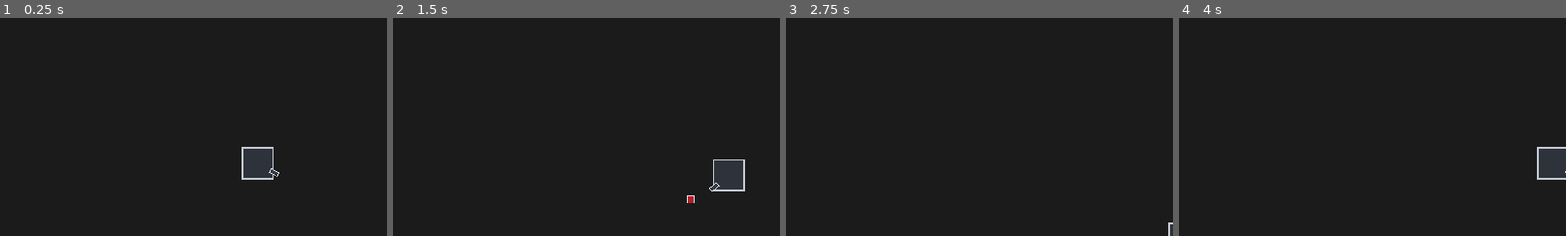
Above: before the commit, frames 1-4 (left to right).
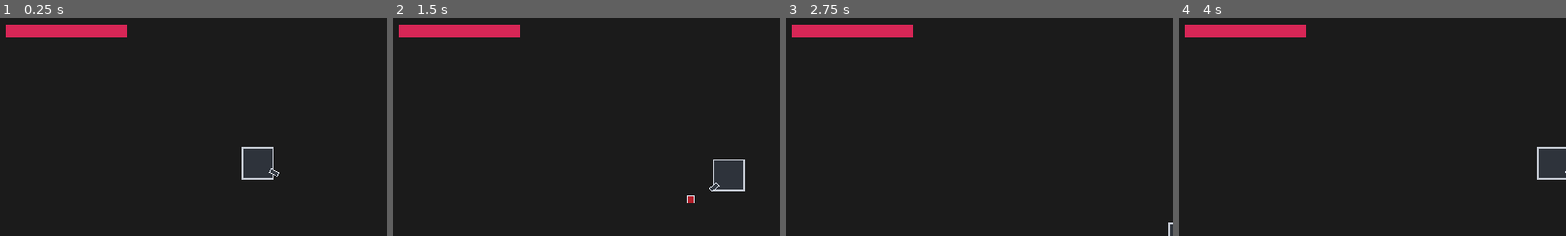
Above: after the commit, the same moments.

Repository: Lunatic-Games/project-beskar
Game: Godot game, scene res://game/game.tscn
The game is run twice, just before and just after one commit, with the same random seed, the same clock (stepped at 60 frames per second) and the same inputs.
Inputs (mouse positions are % of the whole screen's width and height, from its top left):
- Up to frame 1 (0.25 s): no input
- Up to frame 2 (1.5 s): tap Enter at 0.5 s; move the mouse to (72, 45) at 0.52 s; hold D (move_right) 0.53-1.28 s; hold E (interact) 0.53-1.28 s; click (72, 45) at 0.67 s; move the mouse to (30, 55) at 1.27 s; hold S (move_down) from 1.28 s (still down); click (30, 55) at 1.35 s
- Up to frame 3 (2.75 s): move the mouse to (60, 28) at 2.02 s; release S (move_down) at 2.03 s; hold D (move_right) from 2.03 s (still down); hold Right mouse button (secondary_attack) from 2.03 s (still down)
- Up to frame 4 (4 s): move the mouse to (45, 70) at 2.77 s; release D (move_right) at 2.78 s; release Right mouse button (secondary_attack) at 2.78 s; hold W (move_up) 2.78-3.53 s; tap E (interact) at 2.85 s; click (45, 70) at 2.92 s; move the mouse to (80, 65) at 3.52 s; press the mouse at (80, 65) at 3.53 s; hold A (move_left) from 3.53 s (still down)
The pictures show only the part of the screen within x 0-50%, y 0-50%; the shares and areas given below are measured in that part.

The runs differ from the first frame. In frame 1, 1.8% of the frame differs, in the area x 1-33%, y 3-9%; in frame 2, 1.8%; in frame 3, 1.8%; in frame 4, 1.8%.

Commit message:
BSK-6 Player Health

Diff:
--- a/game/game.gd
+++ b/game/game.gd
@@ -6,8 +6,18 @@
 var player: Player
 
 @onready var location: Location = $StartLocation
+@onready var health_bar: ResourceBar = $HUD/HealthBar
 
 
 func _ready() -> void:
 	player = PLAYER.instantiate()
 	location.add_player_to_location(player)
+	player.taken_damage.connect(_on_player_taken_damage)
+
+
+func _on_player_taken_damage(_amount: int):
+	var normalized_health: float = float(player.health) / float(player.max_health)
+	health_bar.set_normalized_value(normalized_health)
+
+	if not player.is_alive():
+		get_tree().reload_current_scene()
--- a/game/game.tscn
+++ b/game/game.tscn
@@ -1,9 +1,18 @@
-[gd_scene load_steps=3 format=3 uid="uid://j3fbu36mon0n"]
+[gd_scene load_steps=4 format=3 uid="uid://bakdbbgpvx2pq"]
 
 [ext_resource type="PackedScene" uid="uid://byuehy6tow6k7" path="res://_data/location/data/start_location.tscn" id="1_lh5ax"]
 [ext_resource type="Script" path="res://game/game.gd" id="1_mgbqf"]
+[ext_resource type="PackedScene" uid="uid://d2kmkorwnlxnn" path="res://ui/resource_bar/resource_bar.tscn" id="3_2akh5"]
 
 [node name="Game" type="Node2D"]
 script = ExtResource("1_mgbqf")
 
 [node name="StartLocation" parent="." instance=ExtResource("1_lh5ax")]
+
+[node name="HUD" type="CanvasLayer" parent="."]
+
+[node name="HealthBar" parent="HUD" instance=ExtResource("3_2akh5")]
+offset_left = 17.0
+offset_top = 17.0
+offset_right = 217.0
+offset_bottom = 49.0
--- a/game/player/player.gd
+++ b/game/player/player.gd
@@ -1,11 +1,16 @@
 class_name Player
 extends CharacterBody2D
 
+signal taken_damage(amount: int)
 
-const MAX_SPEED: float = 250.0
-const MOVE_ACCELERATION: float = 2.0
+var max_speed: float = 250.0
+var move_acceleration: float = 2.0
+
+var max_health: int = 100
+var health: int = max_health
 
 @onready var rotation_joint: Node2D = $RotationJoint
+
 
 func _physics_process(delta: float) -> void:
 	var h_axis: float = Input.get_axis("move_left", "move_right")
@@ -13,8 +18,8 @@
 
 	var movement_input := Vector2(h_axis, v_axis).normalized()
 
-	velocity = velocity.move_toward(movement_input * MAX_SPEED,
-		MOVE_ACCELERATION * delta * 1000.0)
+	velocity = velocity.move_toward(movement_input * max_speed,
+		move_acceleration * delta * 1000.0)
 
 	move_and_slide()
 
@@ -22,3 +27,19 @@
 func _process(_delta: float) -> void:
 	var mouse_pos: Vector2 = get_global_mouse_position()
 	rotation_joint.rotation = rotation_joint.global_position.angle_to_point(mouse_pos)
+
+
+func is_alive() -> bool:
+	return health > 0
+
+
+func take_damage(amount: int) -> int:
+	assert(amount >= 0, "Taking negative damage.")
+
+	var health_before: int = health
+	health = clampi(health - amount, 0, max_health)
+
+	var actual_damage_taken: int = health_before - health
+	taken_damage.emit(actual_damage_taken)
+
+	return actual_damage_taken
--- /dev/null
+++ b/global/debug.gd
@@ -0,0 +1,23 @@
+extends Node
+
+
+# F1: Deal quarter of player's health as damage to said player
+
+
+func _ready() -> void:
+	if not (OS.is_debug_build() or OS.has_feature("standalone")):
+		queue_free()
+
+
+func _input(event: InputEvent) -> void:
+	if event.is_action_pressed("debug_1"):
+		deal_damage_to_player()
+
+
+func deal_damage_to_player():
+	for player in get_tree().get_nodes_in_group("PLAYER"):
+		player = player as Player
+		if not player:
+			continue
+
+		player.take_damage(player.max_health / 4)
--- a/project.godot
+++ b/project.godot
@@ -21,6 +21,7 @@
 GlobalUtility="*res://global/utility.gd"
 GlobalProjectilePool="*res://global/projectile_pool.gd"
 GlobalNodeFinder="*res://global/node_finder.gd"
+Debug="*res://global/debug.gd"
 
 [display]
 
@@ -71,6 +72,11 @@
 "events": [Object(InputEventMouseButton,"resource_local_to_scene":false,"resource_name":"","device":-1,"window_id":0,"a …(236 unchanged characters)…
 ]
 }
+debug_1={
+"deadzone": 0.5,
+"events": [Object(InputEventKey,"resource_local_to_scene":false,"resource_name":"","device":-1,"window_id":0,"alt_pressed":false,"shift_pressed":false,"ctrl_pressed":false,"meta_pressed":false,"pressed":false,"keycode":0,"physical_keycode":4194332,"key_label":0,"unicode":0,"echo":false,"script":null)
+]
+}
 
 [rendering]
 
--- /dev/null
+++ b/ui/resource_bar/resource_bar.gd
@@ -0,0 +1,31 @@
+class_name ResourceBar
+extends ProgressBar
+
+
+@export var show_while_full: bool = true
+@export var staggered_drop: bool = true
+@export_range(0.01, 3.0, 0.01) var drop_speed: float = 0.5
+
+@onready var delayed_bar: ProgressBar = $DelayedBar
+
+
+func _ready() -> void:
+	value = 1.0
+	delayed_bar.value = 1.0
+
+
+func _process(delta: float) -> void:
+	if staggered_drop and delayed_bar.value != value:
+		delayed_bar.value = move_toward(delayed_bar.value, value, drop_speed * delta)
+
+
+func set_normalized_value(new_value: float):
+	assert(value >= 0.0 and value <= 1.0, "Value passed to health bar should be normalized.")
+
+	value = new_value
+
+	if not staggered_drop:
+		delayed_bar.value = value
+
+	if not show_while_full:
+		visible = (value == 1.0)
--- /dev/null
+++ b/ui/resource_bar/resource_bar.tscn
@@ -0,0 +1,43 @@
+[gd_scene load_steps=6 format=3 uid="uid://d2kmkorwnlxnn"]
+
+[ext_resource type="Script" path="res://ui/resource_bar/resource_bar.gd" id="1_jrmth"]
+
+[sub_resource type="StyleBoxFlat" id="StyleBoxFlat_dylnw"]
+bg_color = Color(1, 1, 1, 0)
+
+[sub_resource type="StyleBoxFlat" id="StyleBoxFlat_yuq34"]
+bg_color = Color(0.843137, 0.14902, 0.337255, 1)
+
+[sub_resource type="StyleBoxFlat" id="StyleBoxFlat_njwqt"]
+bg_color = Color(0.380392, 0.0196078, 0.0941176, 1)
+
+[sub_resource type="StyleBoxFlat" id="StyleBoxFlat_uxjpc"]
+bg_color = Color(0.619608, 0, 0.227451, 1)
+
+[node name="ResourceBar" type="ProgressBar"]
+custom_minimum_size = Vector2(300, 32)
+offset_right = 100.0
+offset_bottom = 16.0
+theme_override_font_sizes/font_size = 10
+theme_override_styles/background = SubResource("StyleBoxFlat_dylnw")
+theme_override_styles/fill = SubResource("StyleBoxFlat_yuq34")
+max_value = 1.0
+step = 0.001
+value = 0.5
+show_percentage = false
+script = ExtResource("1_jrmth")
+
+[node name="DelayedBar" type="ProgressBar" parent="."]
+show_behind_parent = true
+layout_mode = 1
+anchors_preset = 15
+anchor_right = 1.0
+anchor_bottom = 1.0
+grow_horizontal = 2
+grow_vertical = 2
+theme_override_styles/background = SubResource("StyleBoxFlat_njwqt")
+theme_override_styles/fill = SubResource("StyleBoxFlat_uxjpc")
+max_value = 1.0
+step = 0.001
+value = 0.75
+show_percentage = false
